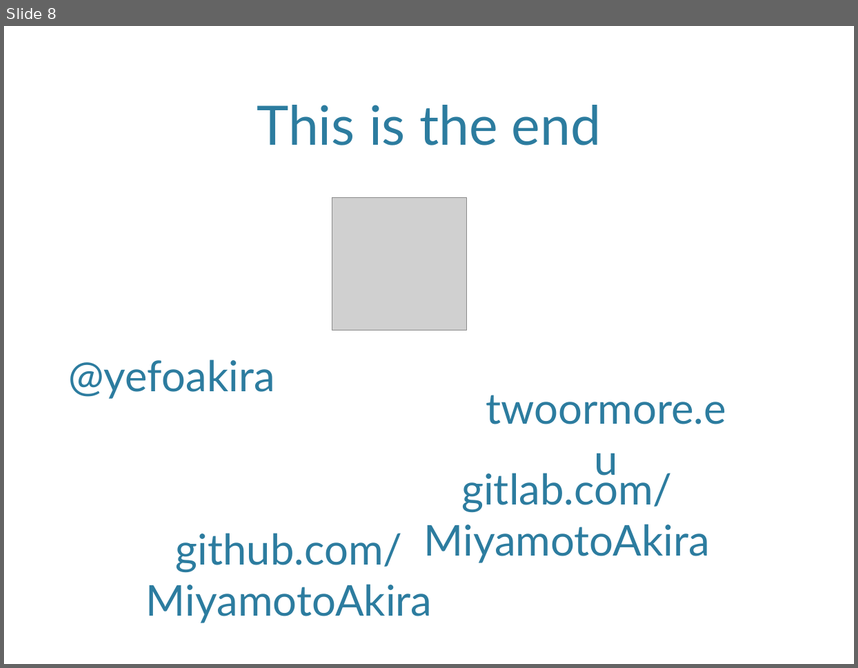
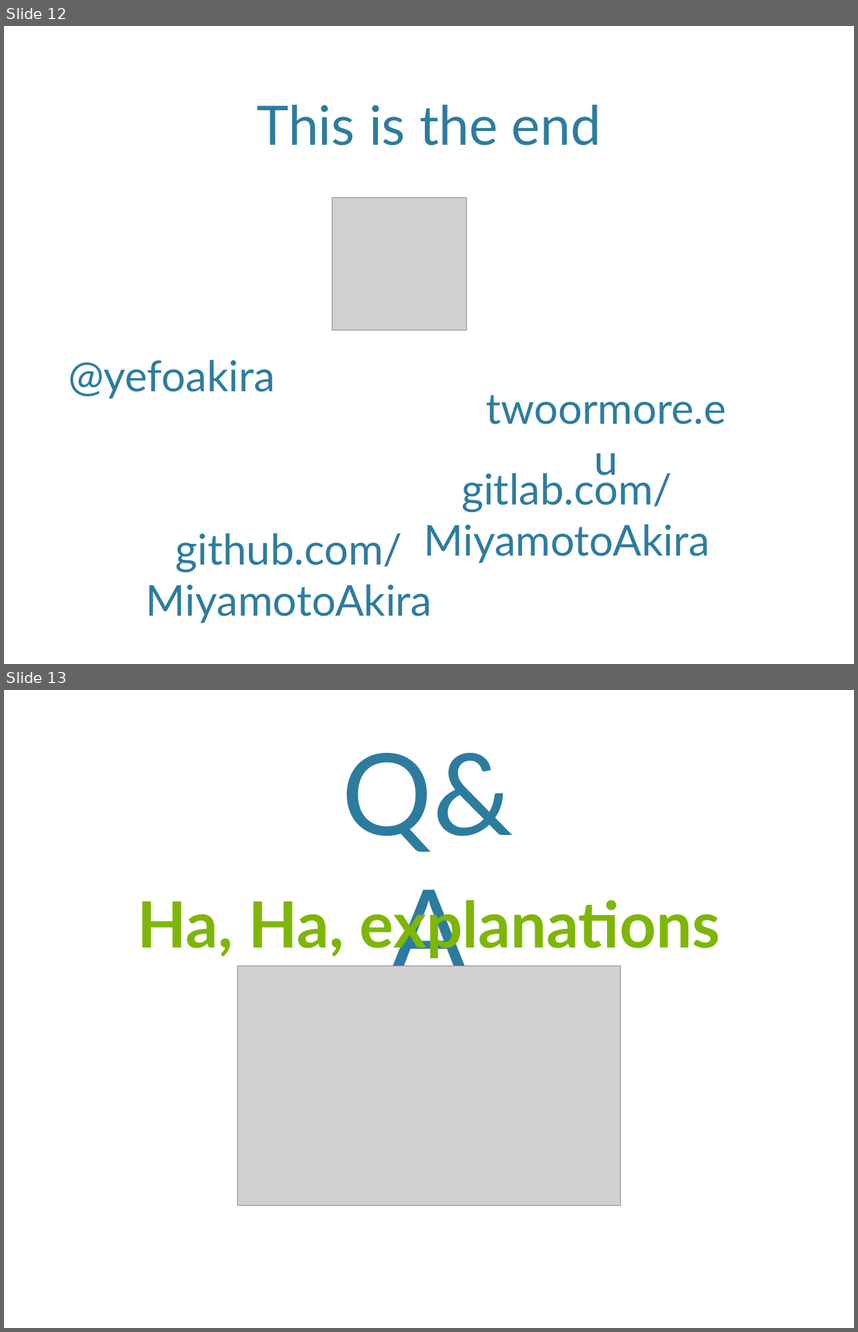
Before and after one commit to MiyamotoAkira/FeaturesVsLayers, a slide deck: FeaturesVsLayers.pptx. Shown one above the other, each under a label of ours: slide 8 before the commit, slides 12 and 13 after it. The pictures are 858x668 and 858x1332 pixels, drawn with LibreOffice and Linux fonts; fonts in the diff are those of the drawing; grey boxes stand for pictures; background and template pictures are left out. Boxes give left, top, right and bottom in pixels: in the first picture for what was removed or moved away, otherwise in the second. Text is boxed around its words. In the diff, an @@ line names an element or a change of style, - is before the commit and + after.

```diff
--- a/FeaturesVsLayers.pptx
+++ b/FeaturesVsLayers.pptx
@@ slide 13 added at [4,690,854,1328], background picture (left out) @@
@@ text added at [342,753,513,966], 96 pt, text #2C7C9F @@
+Q&A
@@ text added at [138,893,720,960], 54 pt, text #7EB606, bold @@
+Ha, Ha, explanations
@@ picture added at [238,966,620,1206] @@
@@ what was slide 8 is now slide 12 @@
```
Also in this commit, not shown: 1 slide changed, 4 other slides added, 5 other files.
